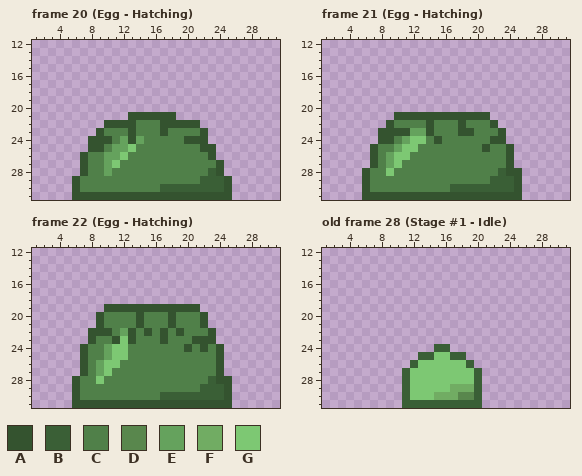
Two states of a pixel-art file, godot/Slime Kingdoms/assets/Slime/Slime.ase. The picture above is the old version.
32x32 pixels, 28 frames. Colours within 5 levels of each other are drawn and written as one. Shown: frame 20 (Egg - Hatching): x 1..31, y 12..31; frame 21 (Egg - Hatching): x 1..31, y 12..31; frame 22 (Egg - Hatching): x 1..31, y 12..31; old frame 28 (Stage #1 - Idle): x 1..31, y 12..31. The commit also changed other frames, which this record leaves out.
Visible layers, top first: "Effects", "Slime".
Palette (. is transparent): A #34532f  B #3a5f36  C #508049  D #59874d  E #65a25d  F #71ac63  G #7dc873
Pixels before, frame 20 (Egg - Hatching), first column x 6:
21 .......AAAAAA.......
22 ....AAAACCCAAAAA....
23 ...ACCCACCCACCCCA...
24 ..AAACEAECCCCCAAA...
25 ..AACEEGCCCCCCCCAA..
26 .ACCEEGCCCCCCCCCCA..
27 .ACCEGCCCCCCCCCCCCA.
28 .ACCECCCCCCCCCCCCBA.
29 ACCCCCCCCCCCCCCCBBBA
30 ACCCCCCCCCCBBBBBBBBA
31 AAAAAAAAAAAAAAAAAAAA
Pixels before, frame 21 (Egg - Hatching), first column x 6:
21 ....AAAAAAAAAAAA....
22 ...ACCCCACCCACCCA...
23 ..AAAAEEACCCAACCCA..
24 ..AACEGGCACCCCCCAA..
25 .ACCEGGCCCCCCCCACCA.
26 .ACEGGCCCCCCCCCCCCA.
27 .ACEGCCCCCCCCCCCCCA.
28 ACCGCCCCCCCCCCCCCBAA
29 ACCCCCCCCCCCCCCCBBBA
30 ACCCCCCCCCCBBBBBBBBA
31 AAAAAAAAAAAAAAAAAAAA
Pixels before, frame 22 (Egg - Hatching), first column x 6:
19 ....AAAAAAAAAAAA....
20 ...ACCCCACCCACCCA...
21 ...ACCCCACCCACCCA...
22 ..AAACEACACACACCCA..
23 ..ACCAGACCCACCCAAA..
24 .ACCEGGCCCCCCCACACA.
25 .ACCEGGCCCCCCCCCCCA.
26 .ACEGGCCCCCCCCCCCCA.
27 .ACEGCCCCCCCCCCCCCA.
28 ACCGCCCCCCCCCCCCCBAA
29 ACCCCCCCCCCCCCCCBBBA
30 ACCCCCCCCCCBBBBBBBBA
31 AAAAAAAAAAAAAAAAAAAA
Pixels before, old frame 28 (Stage #1 - Idle), first column x 11:
24 ....BB....
25 ..BBGGBB..
26 .BGGGGGGB.
27 BGGGGGGGGB
28 BGGGGGGGGB
29 BGGGGGFFFB
30 BGGGFFFDDB
31 BBBBBBBBBB
Once edited:
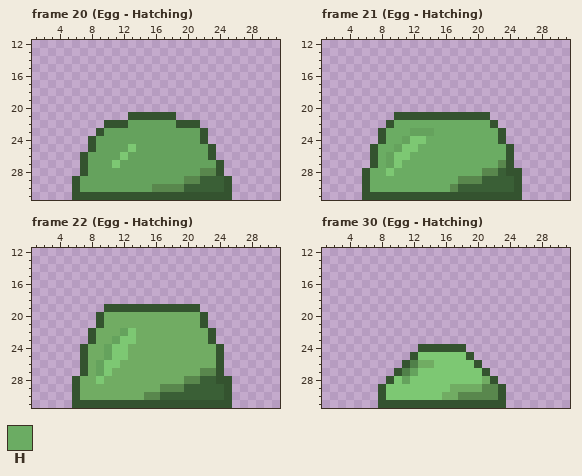
Colours new in this view: H #6bac63
A new or re-ordered frame is compared with the old frame closest to it.
Log entry: more work on slime sprite Clark was here :V
The edit:
frames 28 -> 34
layer "Slime" now hidden
layer "Effects" now hidden
layer "Slime V3" added
Changed rows in their new state; - is an unchanged pixel.
Frame 20 (Egg - Hatching), layer "Slime V3":
first column x 7:
22 ------EEEEEE-----
23 ---EEEEEEEEEEEE--
24 --EEE-E-EEEEEEE--
25 --EE---EEEEEEEEE-
26 -EE---EEEEEEEEEE-
27 -EE--EEEEEEEEEEEE
28 -EE-EEEEEEEEEEEDD
29 EEEEEEEEEEEEEDD--
30 EEEEEEEEEDDDD----
Frame 21 (Egg - Hatching), layer "Slime V3":
first column x 7:
22 ---HHHHHHHHHHHH--
23 --HHH--EHHHHHHHH-
24 --HH---HHHHHHHHH-
25 -HH---HHHHHHHHHHH
26 -H---HHHHHHHHHHHH
27 -H--HHHHHHHHHHHHD
28 HH-HHHHHHHHHHHDD-
29 HHHHHHHHHHHDDDB--
30 HHHHHHHHHHD------
Frame 22 (Egg - Hatching), layer "Slime V3":
first column x 7:
20 ---FFFFFFFFFFFF--
21 ---FFFFFFFFFFFF--
22 --FFF-GFFFFFFFFF-
23 --FFE-GFFFFFFFFF-
24 -FF---FFFFFFFFFFF
25 -FF---FFFFFFFFFFF
26 -F---FFFFFFFFFFFF
27 -F--FFFFFFFFFFFDD
28 FF-FFFFFFFFFFDDB-
29 FFFFFFFFFFDDDBB--
30 FFFFFFFFDD-------
Frame 30 (Egg - Hatching) is new; against old frame 28 (Stage #1 - Idle), layer "Slime V3":
first column x 8:
24 -----AAAAAA-----
25 ----AGG--GGA----
26 ---ACFF----GA---
27 --ACE-------GA--
28 -AGE--------GFA-
29 AGGG--------FDDA
30 AGGG---G----DDDA
31 AAAAAAAAAAAAAAAA
Changed places in both pictures, as pixel boxes (x1, y1, x2, y2):
changed: (80, 120, 216, 192)
changed: (370, 120, 506, 192)
changed: (80, 312, 216, 400)
changed: (378, 344, 506, 408)
